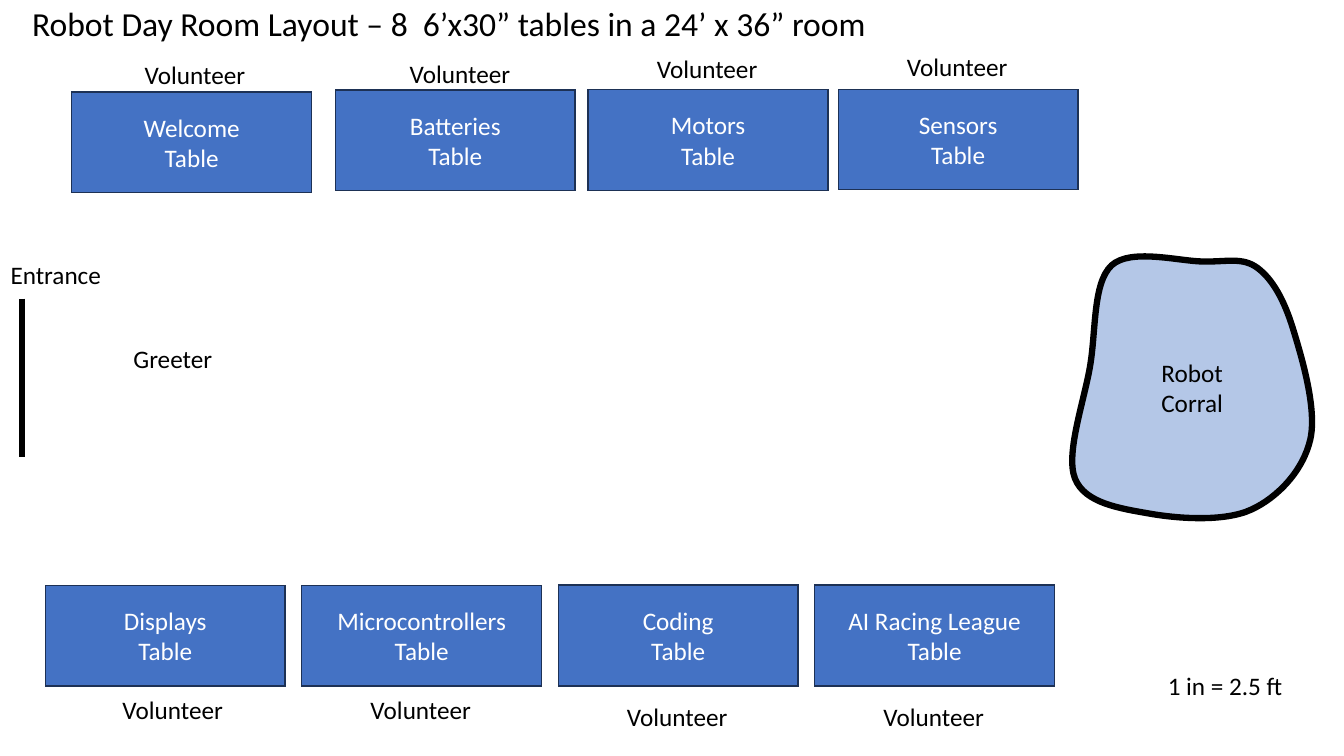
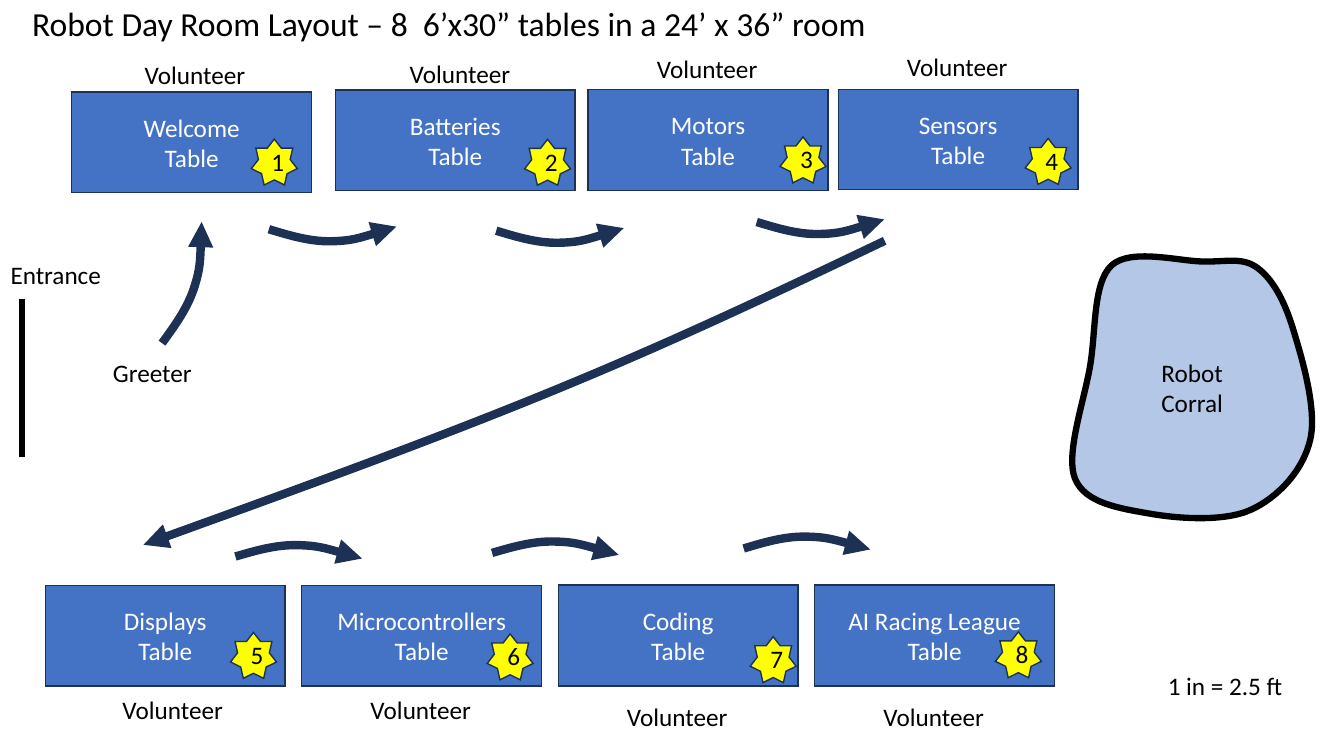
Before and after one commit to dmccreary/robot-day, a slide deck: slide 3 of slides/Room-Logistics.pptx (slide 2 before the commit). Drawn at 1344x756 pixels with LibreOffice and Linux fonts; fonts in the diff are those of the drawing. Boxes give left, top, right and bottom in pixels: in the first picture for what was removed or moved away, otherwise in the second. Text is boxed around its words. In the diff, an @@ line names an element or a change of style, - is before the commit and + after.

```diff
--- a/slides/Room-Logistics.pptx
+++ b/slides/Room-Logistics.pptx
@@ star added at (251,139,297,186), fill #FFFF00, outline #1E3256 1 pt, 18 pt, text #000000 @@
+1
@@ star added at (524,139,571,186), fill #FFFF00, outline #1E3256 1 pt, 18 pt, text #000000 @@
+2
@@ star added at (780,137,827,184), fill #FFFF00, outline #1E3256 1 pt, 18 pt, text #000000 @@
+3
@@ star added at (1025,138,1072,185), fill #FFFF00, outline #1E3256 1 pt, 18 pt, text #000000 @@
+4
@@ freeform shape added at (269,189,396,266), outline #1E3256 6 pt @@
@@ freeform shape added at (496,191,624,268), outline #1E3256 6 pt @@
@@ freeform shape added at (757,182,884,259), outline #1E3256 6 pt @@
@@ freeform shape added at (162,222,202,343), outline #1E3256 6 pt @@
@@ freeform shape added at (131,241,897,545), outline #1E3256 6 pt @@
@@ text "Greeter": place and size @@
-text "Greeter" at (133,351,212,368)
+text "Greeter" at (113,365,192,382)
@@ freeform shape added at (235,522,362,593), outline #1E3256 6 pt @@
@@ freeform shape added at (492,518,619,589), outline #1E3256 6 pt @@
@@ freeform shape added at (744,513,871,584), outline #1E3256 6 pt @@
@@ star added at (231,632,277,679), fill #FFFF00, outline #1E3256 1 pt, 18 pt, text #000000 @@
+5
@@ star added at (487,634,533,681), fill #FFFF00, outline #1E3256 1 pt, 18 pt, text #000000 @@
+6
@@ star added at (750,637,797,684), fill #FFFF00, outline #1E3256 1 pt, 18 pt, text #000000 @@
+7
@@ star added at (996,632,1043,679), fill #FFFF00, outline #1E3256 1 pt, 18 pt, text #000000 @@
+8
```
Also in this commit, not shown: 1 other slide changed, 1 slide added, 22 other files.
